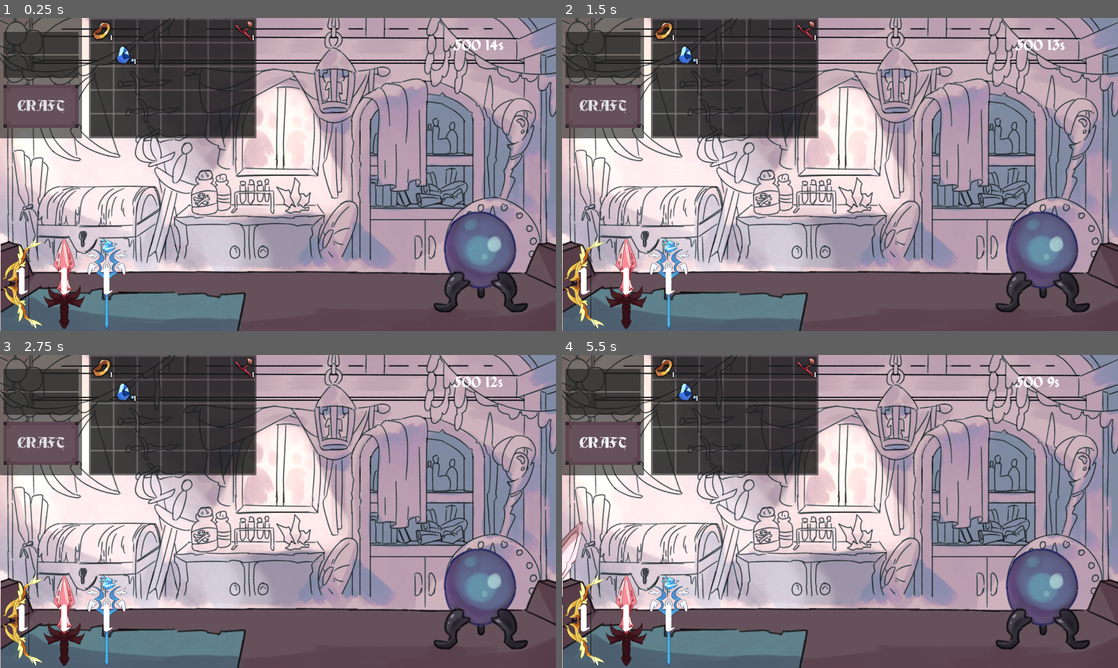
Above: before the commit, frames 1-4 (two rows, left to right).
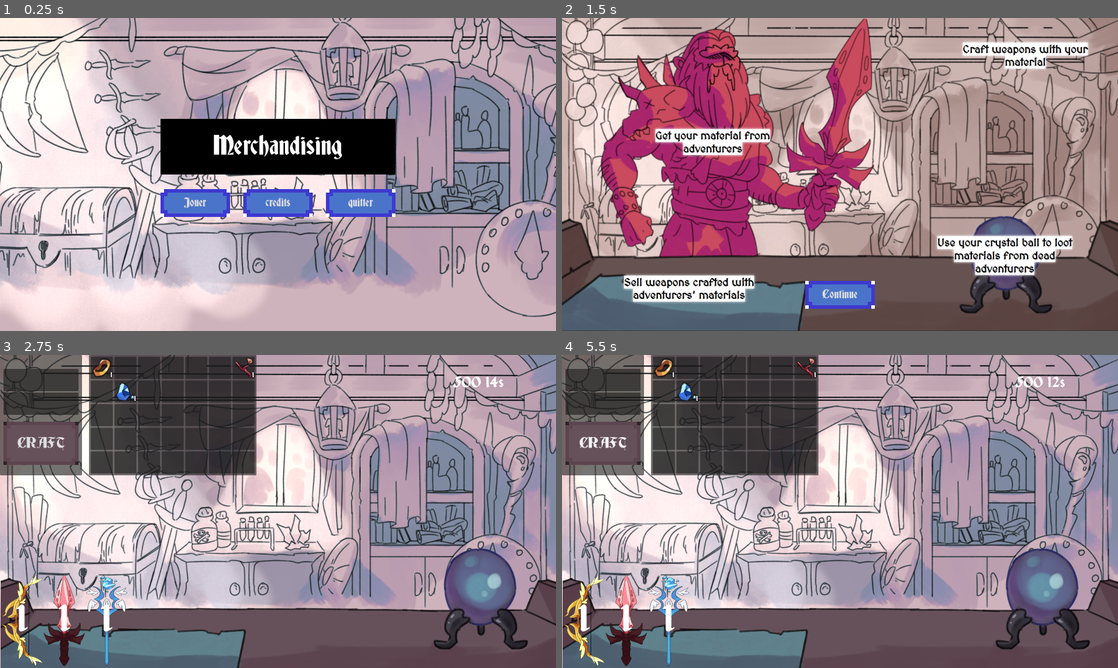
Above: after the commit, the same moments.

Repository: electron35/GMTK_Jam_Dunjunk_shop
Game: Godot game, scene res://GMTK_Jam/menuScene.tscn
Two runs of this game, one before a commit and one after it. Both use one fixed random seed, a clock stepped at 60 frames per second and the inputs below. Before the commit the project starts from res://GMTK_Jam/MainScene.tscn. The engine's default icon, where the game draws it, is replaced by a stand-in: a white triangle on a blue panel in a dark square. Sound files missing from this copy of the repository are replaced by a short silence.
Inputs (mouse positions are in pixels of both pictures, inside the frame that each line leads up to):
- Up to frame 1 (0.25 s): no input
- Up to frame 2 (1.5 s): click (756, 202) at 0.5 s, where only the run after the commit has a clickable "Jouer"; click (756, 202) at 1.25 s, where only the run after the commit has a clickable "Jouer"
- Up to frame 3 (2.75 s): click (278, 630) at 2 s, where only the run after the commit has a clickable "Continue"
- Up to frame 4 (5.5 s): click (1040, 599) at 2.75 s; click "CRAFT" at 3.5 s; click (1040, 599) at 4.25 s; click "CRAFT" at 5 s

The runs differ from the first frame. In frame 1, 74% of the frame differs, in the area x 0-100%, y 0-100%; in frame 2, 71%; in frame 3, less than 0.1%; in frame 4, 0.4%.

Commit message:
change

Diff:
--- a/project.godot
+++ b/project.godot
@@ -10,8 +10,8 @@
 
 [application]
 
-config/name="GMTK_Jam"
-run/main_scene="res://GMTK_Jam/MainScene.tscn"
+config/name="The Dunjunk Shop"
+run/main_scene="res://GMTK_Jam/menuScene.tscn"
 config/features=PackedStringArray("4.1", "GL Compatibility")
 config/icon="res://icon.svg"
 
Not shown: 1 places in GMTK_Jam/menuScene.tscn that only renumber resources
